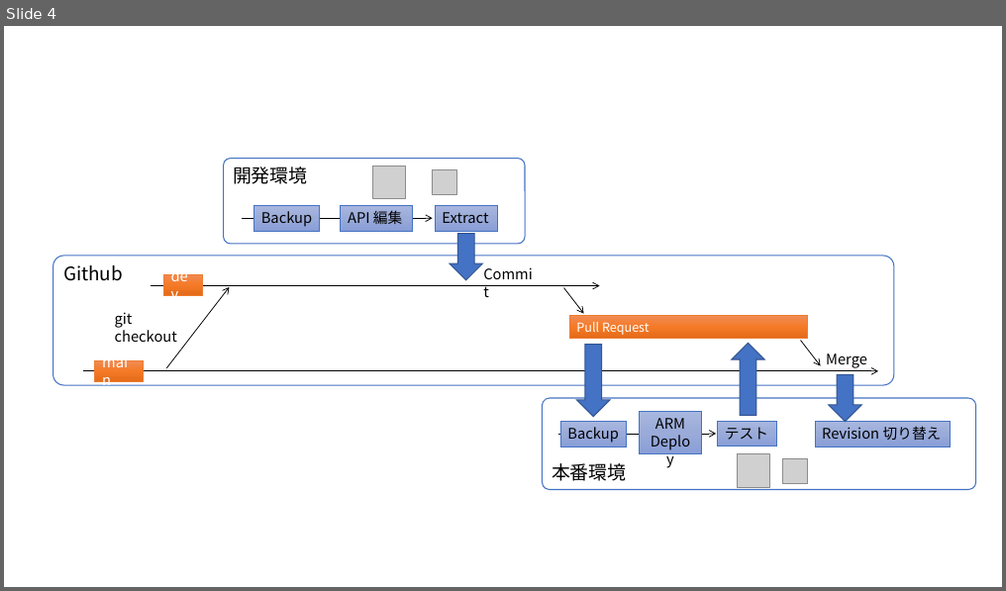
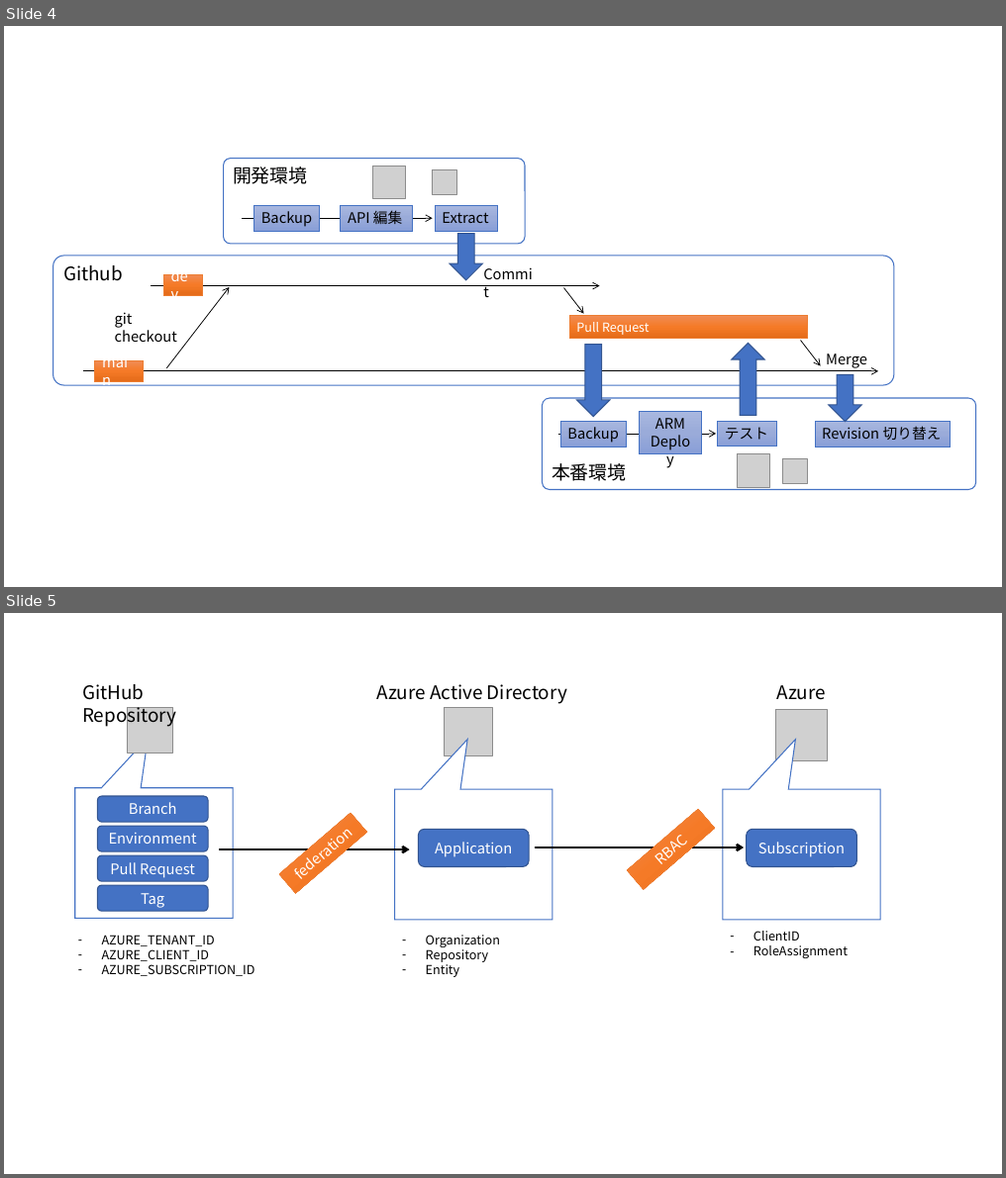
Before and after one commit to ayuina/apim-devops-sample, a slide deck: images/figures.pptx. Shown one above the other, each under a label of ours: slide 4 before the commit, slides 4 and 5 after it. The pictures are 1006x591 and 1006x1178 pixels, drawn with LibreOffice and Linux fonts; fonts in the diff are those of the drawing; grey boxes stand for pictures. Boxes give left, top, right and bottom in pixels: in the first picture for what was removed or moved away, otherwise in the second. Text is boxed around its words. In the diff, an @@ line names an element or a change of style, - is before the commit and + after.

```diff
--- a/images/figures.pptx
+++ b/images/figures.pptx
@@ slide 5 added at box(4, 613, 1002, 1174), background #FFFFFF @@
@@ text added at box(82, 684, 176, 727), 18 pt, text #000000 @@
+GitHub Repository
@@ text added at box(377, 684, 567, 704), 18 pt, text #000000 @@
+Azure Active Directory
@@ text added at box(777, 685, 826, 700), 18 pt, text #000000 @@
+Azure
@@ picture added at box(127, 707, 172, 753) @@
@@ picture added at box(445, 707, 493, 756) @@
@@ picture added at box(776, 710, 827, 761) @@
@@ speech box added at box(75, 788, 233, 919), fill #FFFFFF, outline #4472C4 1 pt @@
@@ speech box added at box(395, 789, 552, 920), fill #FFFFFF, outline #4472C4 1 pt @@
@@ speech box added at box(723, 789, 880, 920), fill #FFFFFF, outline #4472C4 1 pt @@
@@ rounded rectangle added at box(98, 796, 208, 823), fill #4472C4, outline #325491 1 pt, 14 pt, text #FFFFFF @@
+Branch
@@ rectangle added at box(279, 813, 367, 894), fill gradient #F18C57 to #F67B28 to #E56C19, outline #ED7D31 0.5 pt, 14 pt, text #FFFFFF @@
+federation
@@ rectangle added at box(627, 809, 715, 890), fill gradient #F18C57 to #F67B28 to #E56C19, outline #ED7D31 0.5 pt, 14 pt, text #FFFFFF @@
+RBAC
@@ rounded rectangle added at box(98, 826, 208, 852), fill #4472C4, outline #325491 1 pt, 14 pt, text #FFFFFF @@
+Environment
@@ arrow added from (220, 850) to (410, 850), #000000 2.25 pt @@
@@ rounded rectangle added at box(418, 830, 529, 867), fill #4472C4, outline #325491 1 pt, 14 pt, text #FFFFFF @@
+Application
@@ arrow added from (535, 848) to (744, 848), #000000 2.25 pt @@
@@ rounded rectangle added at box(746, 830, 857, 867), fill #4472C4, outline #325491 1 pt, 14 pt, text #FFFFFF @@
+Subscription
@@ rounded rectangle added at box(98, 856, 208, 881), fill #4472C4, outline #325491 1 pt, 14 pt, text #FFFFFF @@
+Pull Request
@@ rounded rectangle added at box(98, 885, 208, 912), fill #4472C4, outline #325491 1 pt, 14 pt, text #FFFFFF @@
+Tag
@@ text added at box(102, 935, 255, 976), 12 pt, text #000000 @@
+– AZURE_TENANT_ID
+– AZURE_CLIENT_ID
+– AZURE_SUBSCRIPTION_ID
@@ text added at box(426, 935, 500, 977), 12 pt, text #000000 @@
+– Organization
+– Repository
+– Entity
@@ text added at box(753, 931, 847, 959), 12 pt, text #000000 @@
+– ClientID
+– RoleAssignment
```
Also in this commit, not shown: 3 other files.
